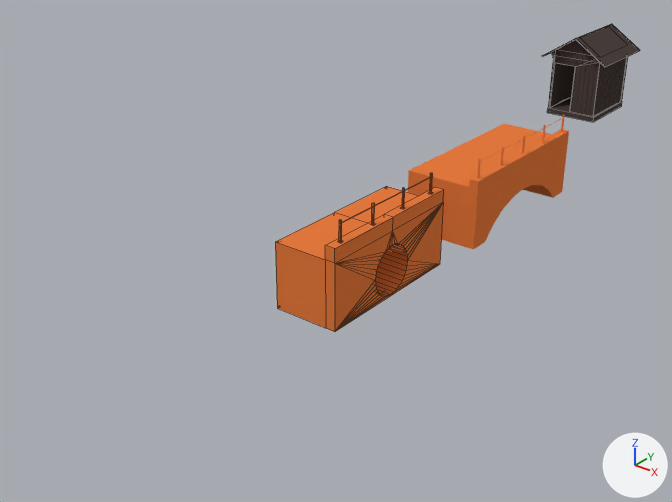
A saved change to the Blender file Galgenhuette.blend.
Camera for both pictures: a 50 mm lens placed at (14.09, -32.8, 10.46), pointed at (-1.36, -13.5, -1.51). Every picture has the same lights, and +X, +Y and +Z are marked at lower right. Mesh edges are drawn as thin lines on the coarser meshes.

The first picture shows 'Bridge_1', 'Cube.012', 'Galgenhuette', 'Galgenhuette.002'.
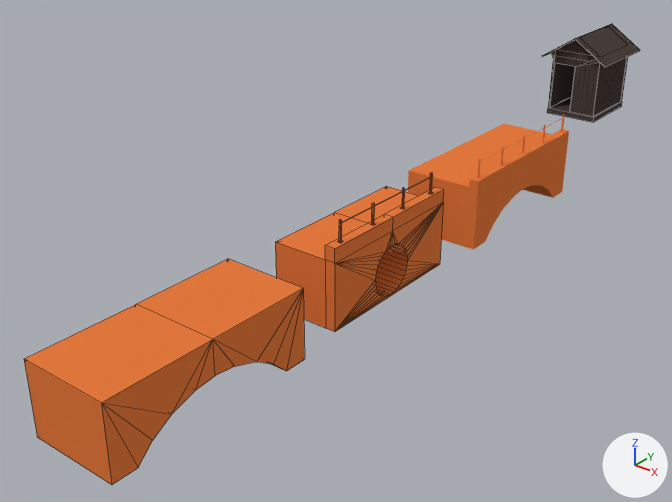
Commit message: Add third, handrail less bridge.

What changed in the scene script:
```text
Add me_bridge_3:
    me_bridge_3.from_pydata(...)  # 28 vertices, 38 faces; spans x -1.25..1.25, y -3.0..3.0, z -2.0..0.0
    me_bridge_3.polygons.foreach_set('use_smooth', [True] * 38)
    me_bridge_3.materials.append(mat_bridge_1)  # orange #e77b3e
Add ob_bridge_3:
    ob_bridge_3 = bpy.data.objects.new('Bridge_3', me_bridge_3)
    ob_bridge_3.location = (0.0, -21.0, 0.0)
```

Changed parts and their boxes [x1, y1, x2, y2] in the pictures (672 x 502 px):
'Bridge_3', added (orange)
    after: [24, 259, 305, 485]
